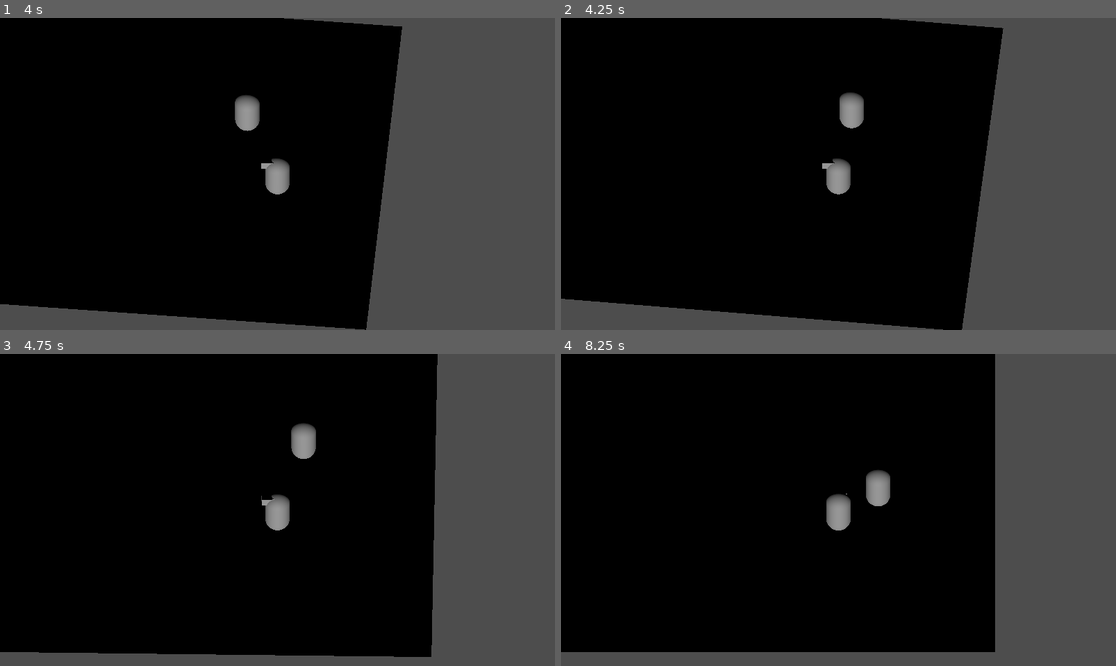
Above: before the commit, frames 1-4 (two rows, left to right).
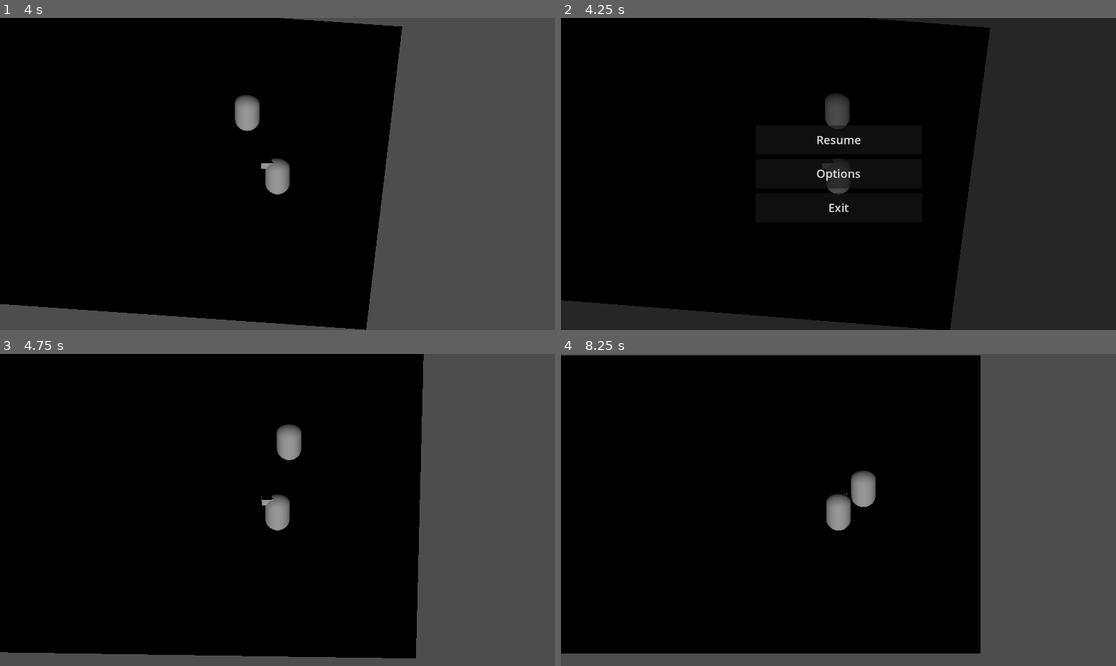
Above: after the commit, the same moments.

Repository: 1p22geo/AWARE_v0
Game: Godot game, scene res://scenes/levels/testScene.tscn
Two runs of this game, one before a commit and one after it. Both use one fixed random seed, a clock stepped at 60 frames per second and the inputs below.
Inputs (mouse positions are in pixels of both pictures, inside the frame that each line leads up to):
- Up to frame 1 (4 s): tap Enter at 0.5 s; move the mouse to (399, 158) at 0.52 s; hold D (move_right) 0.53-1.25 s; hold Shift 0.53-1.25 s; click (399, 158) at 0.67 s; tap Space (jump) at 0.77, 3.77 s; drag from (166, 189) to (249, 236) at 1.27 s; move the mouse to (333, 105) at 2.02 s; hold D (move_right) 2.03-2.75 s; tap Ctrl at 2.1 s; drag from (249, 236) to (111, 127) at 2.77 s; move the mouse to (444, 220) at 3.52 s; hold A (move_left) from 3.53 s (still down); tap Alt at 3.6 s
- Up to frame 2 (4.25 s): keep holding A (move_left); tap Escape (pause, bound only after the commit) at 4.15 s
- Up to frame 3 (4.75 s): release A (move_left) at 4.25 s; click (277, 475) at 4.25 s, where only the run after the commit has a clickable "Resume"
- Up to frame 4 (8.25 s): drag from (672, 463) to (755, 432) at 5.02 s; move the mouse to (866, 510) at 5.77 s; hold S (move_backward) 5.78-6.5 s; hold Shift 5.78-6.5 s; click (866, 510) at 5.92 s; drag from (755, 432) to (727, 525) at 6.52 s; move the mouse to (960, 494) at 7.27 s; hold W (move_forward) 7.28-8 s; tap Ctrl at 7.35 s; tap Space (jump) at 7.52 s; drag from (727, 525) to (810, 572) at 8.02 s

Frame 1 is identical in both runs. In frame 2, 31% of the frame differs, in the area x 0-100%, y 0-100%; in frame 3, 3.5%; in frame 4, 3.9%.

Commit message:
feat: menu

Diff:
--- a/project.godot
+++ b/project.godot
@@ -46,6 +46,11 @@
 "events": [Object(InputEventKey,"resource_local_to_scene":false,"resource_name":"","device":-1,"window_id":0,"alt_press …(191 unchanged characters)…
 ]
 }
+pause={
+"deadzone": 0.2,
+"events": [Object(InputEventKey,"resource_local_to_scene":false,"resource_name":"","device":-1,"window_id":0,"alt_pressed":false,"shift_pressed":false,"ctrl_pressed":false,"meta_pressed":false,"pressed":false,"keycode":0,"physical_keycode":4194305,"key_label":0,"unicode":0,"location":0,"echo":false,"script":null)
+]
+}
 
 [rendering]
 
--- /dev/null
+++ b/scenes/UI/menu.gd
@@ -0,0 +1,38 @@
+extends Control
+
+@onready var main_buttons: VBoxContainer = $MainButtons
+@onready var options: Panel = $Options
+
+
+func pause()-> void:
+	var is_paused = not get_tree().paused
+	visible = is_paused
+	get_tree().paused = is_paused
+
+func _ready() -> void:
+	visible = false
+	main_buttons.visible = true
+	options.visible = false
+
+func _input(event: InputEvent) -> void:
+	if event.is_action_pressed("pause"):
+		pause()
+
+
+
+
+func _on_return_from_options() -> void:
+	options.visible = false
+	main_buttons.visible = true
+
+
+
+func _on_resume() -> void:
+	pause()
+
+func _on_options() -> void:
+	main_buttons.visible = false
+	options.visible = true
+
+func _on_exit() -> void:
+	get_tree().quit()
--- a/scenes/UI/menu.tscn
+++ b/scenes/UI/menu.tscn
@@ -1,6 +1,6 @@
 [gd_scene load_steps=2 format=3 uid="uid://byt7eo7ffxjpb"]
 
-[ext_resource type="Script" path="res://src/UI/menu.gd" id="1_u81ku"]
+[ext_resource type="Script" uid="uid://bx3ahwgpacte7" path="res://scenes/UI/menu.gd" id="1_u81ku"]
 
 [node name="Menu" type="CanvasLayer"]
 process_mode = 2
@@ -102,6 +102,6 @@
 text = "Back"
 
 [connection signal="pressed" from="Control/MainButtons/Button" to="Control" method="_on_resume"]
-[connection signal="pressed" from="Control/MainButtons/Button2" to="Control" method="on_options"]
+[connection signal="pressed" from="Control/MainButtons/Button2" to="Control" method="_on_options"]
 [connection signal="pressed" from="Control/MainButtons/Button3" to="Control" method="_on_exit"]
-[connection signal="pressed" from="Control/Options/Button" to="Control" method="_on_back_from_options"]
+[connection signal="pressed" from="Control/Options/Button" to="Control" method="_on_return_from_options"]
--- a/scenes/levels/testScene.tscn
+++ b/scenes/levels/testScene.tscn
@@ -1,9 +1,10 @@
-[gd_scene load_steps=10 format=3 uid="uid://13h3en3o5ymm"]
+[gd_scene load_steps=11 format=3 uid="uid://13h3en3o5ymm"]
 
-[ext_resource type="Script" path="res://src/core/MovementComponent.gd" id="1_8gbba"]
-[ext_resource type="Script" path="res://src/core/ThirdPersonCamera.gd" id="2_bo1nx"]
-[ext_resource type="Script" path="res://src/core/PlayerController.gd" id="2_jjvhh"]
+[ext_resource type="Script" uid="uid://d1igv2r1bo2ul" path="res://src/core/MovementComponent.gd" id="1_8gbba"]
+[ext_resource type="Script" uid="uid://4t18gpei6jwu" path="res://src/core/ThirdPersonCamera.gd" id="2_bo1nx"]
+[ext_resource type="Script" uid="uid://dh3hdeu86f251" path="res://src/core/PlayerController.gd" id="2_jjvhh"]
 [ext_resource type="PackedScene" uid="uid://bekrx0o22avha" path="res://src/characters/Enemies/Enemy1.tscn" id="4_t1ahj"]
+[ext_resource type="PackedScene" uid="uid://byt7eo7ffxjpb" path="res://scenes/UI/menu.tscn" id="5_nbwym"]
 
 [sub_resource type="CapsuleMesh" id="CapsuleMesh_kry3j"]
 
@@ -66,3 +67,5 @@
 
 [node name="Enemy" parent="." instance=ExtResource("4_t1ahj")]
 transform = Transform3D(1, 0, 0, 0, 1, 0, 0, 0, 1, 2.54, -1, 0)
+
+[node name="Menu" parent="." instance=ExtResource("5_nbwym")]
Not shown, added: scenes/UI/menu.gd.uid
